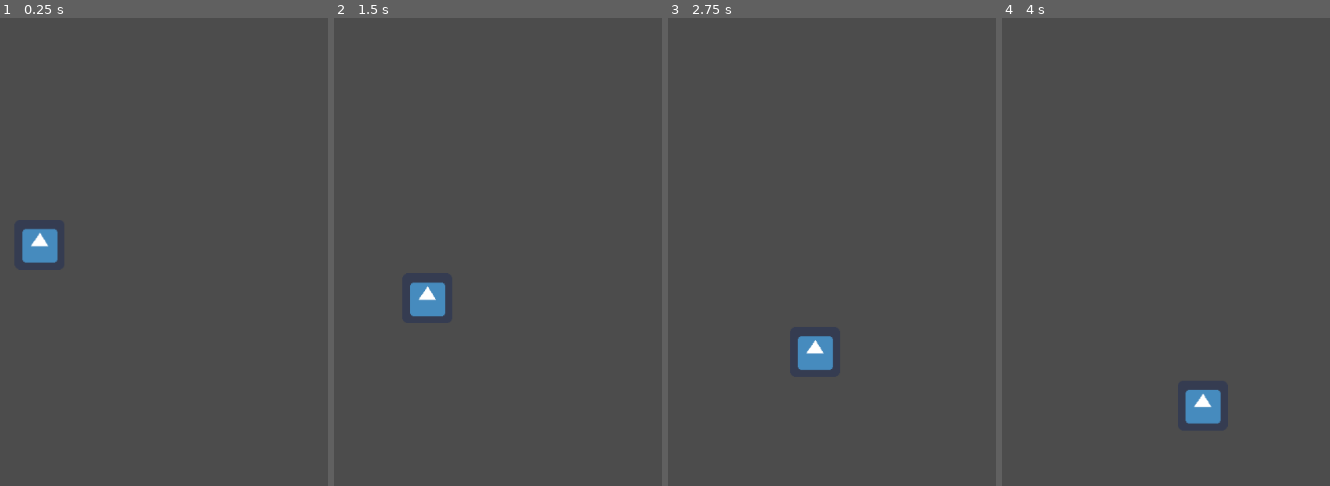
Above: before the commit, frames 1-4 (left to right).
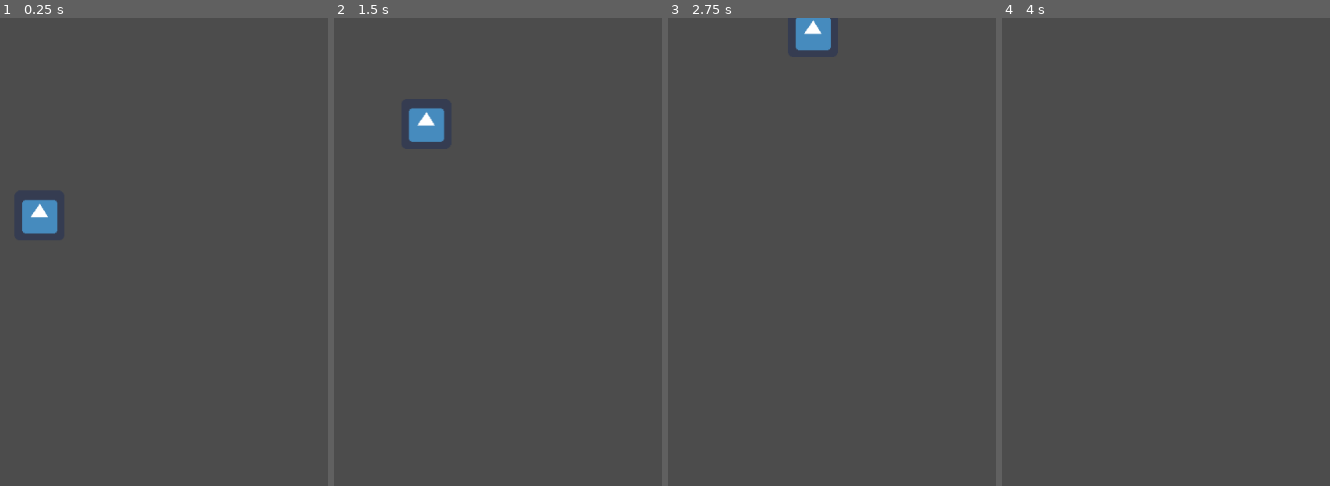
Above: after the commit, the same moments.

Repository: AtharvVohra/Spider-Swat
Game: Godot game, scene res://Scenes/World.tscn
Same seed, same stepped clock (60 frames per second), same inputs: the game is played once before the commit and once after it. The engine's default icon, where the game draws it, is replaced by a stand-in: a white triangle on a blue panel in a dark square.
Inputs:
- Up to frame 1 (0.25 s): no input
- Up to frame 2 (1.5 s): no input
- Up to frame 3 (2.75 s): no input
- Up to frame 4 (4 s): no input

The runs differ from the first frame. In frame 1, 1.4% of the frame differs, in the area x 6-18%, y 38-53%; in frame 2, 1.6%, in the area x 22-35%, y 19-64%; in frame 3, 1.6%; in frame 4, 0.8%.

Commit message:
Fixed random movement
Made it so the random movement goes in all 4 directions

Diff:
--- a/Scripts/Spider_Movement.gd
+++ b/Scripts/Spider_Movement.gd
@@ -9,9 +9,9 @@
 func _ready():
 	# Called when the node is added to the scene for the first time.
 	# Initialization here
-	var random_velocity = randi()%50+51
-	velocity.x = random_velocity
-	velocity.y = random_velocity
+	randomize()
+	velocity.x = randi()%200-100
+	velocity.y = randi()%200-100
 
 func _process(delta):
 #	# Called every frame. Delta is time since last frame.
